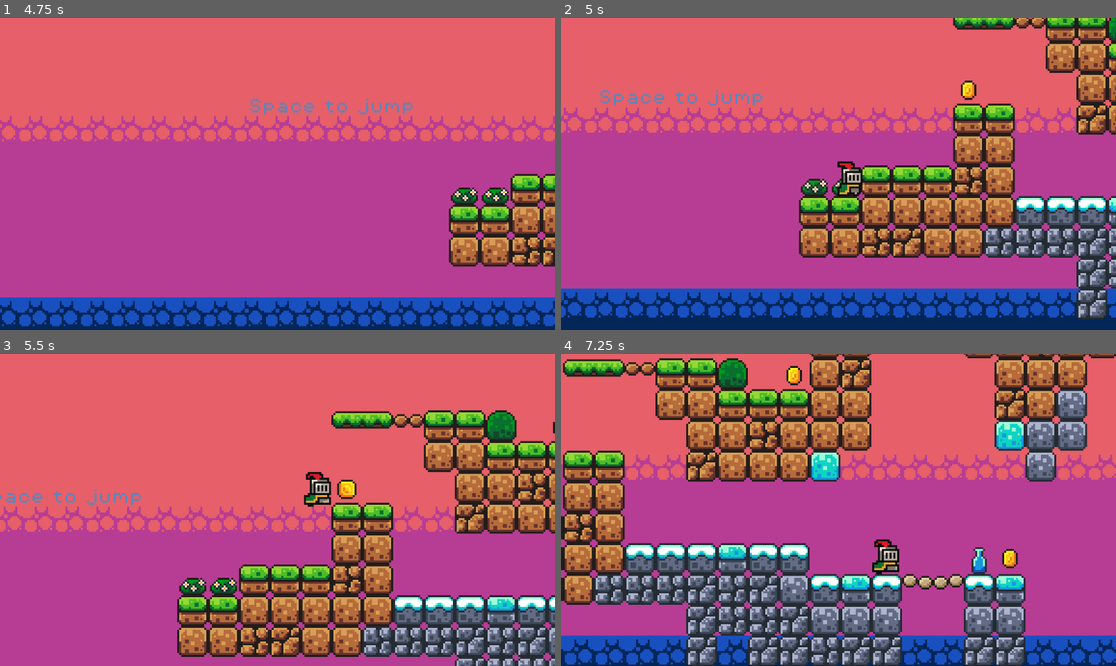
Above: before the commit, frames 1-4 (two rows, left to right).
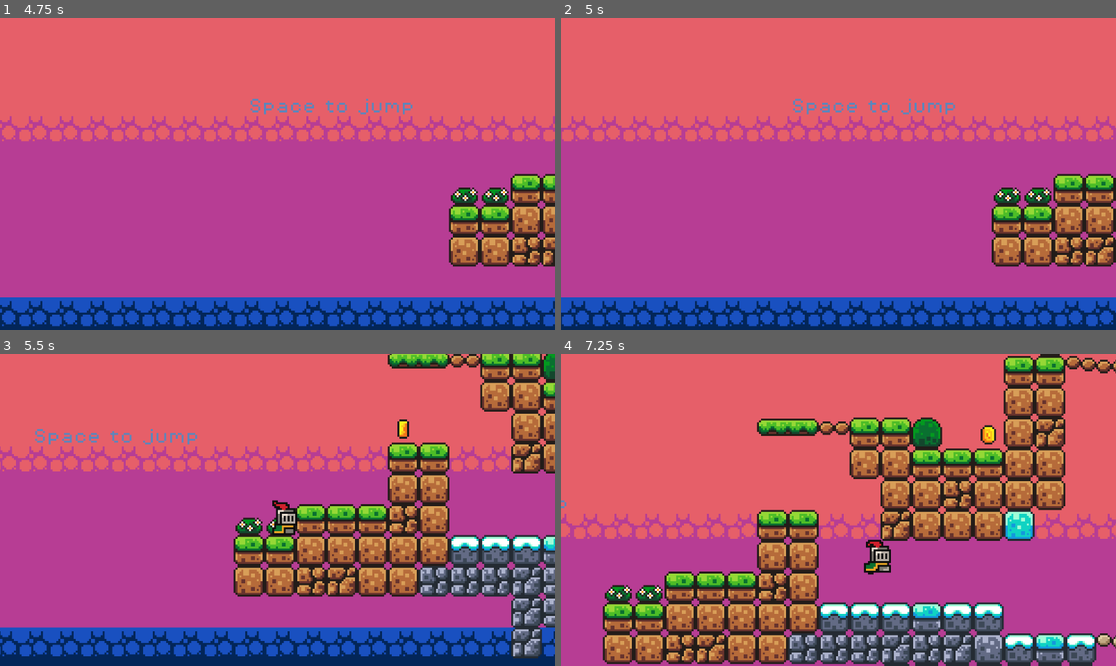
Above: after the commit, the same moments.

Repository: voyous/first-game-godot
Game: Godot game, scene res://scenes/game.tscn
Same seed, same stepped clock (60 frames per second), same inputs: the game is played once before the commit and once after it.
Inputs:
- Up to frame 1 (4.75 s): hold Right (move_right) 0.53-2.03 s; tap Up (jump) at 0.6, 0.77, 1.07, 1.35, 1.52, 1.82, 2.1, 2.85, 3.02, 3.32, 3.6, 3.77, 4.07, 4.35, 4.52 s; hold Left (move_left) 2.03-4.28 s; hold Right (move_right) from 4.28 s (still down)
- Up to frame 2 (5 s): keep holding Right (move_right); tap Up (jump) at 4.82 s
- Up to frame 3 (5.5 s): keep holding Right (move_right); tap Up (jump) at 5.1 s
- Up to frame 4 (7.25 s): keep holding Right (move_right); tap Up (jump) at 5.85, 6.02, 6.32, 6.6, 6.77, 7.07 s

Frame 1 is identical in both runs. In frame 2, 37% of the frame differs, in the area x 0-100%, y 0-99%; in frame 3, 59%; in frame 4, 71%, in the area x 0-100%, y 0-100%.

Commit message:
added death animation and jump sound
- increased death time before restart
- added death animation
- removed falling off map on death
- added jump sound

Diff:
--- a/scenes/coin.tscn
+++ b/scenes/coin.tscn
@@ -98,6 +98,45 @@
 
 [sub_resource type="CircleShape2D" id="CircleShape2D_ssuvv"]
 radius = 5.0
+
+[sub_resource type="Animation" id="Animation_1ikuy"]
+length = 0.001
+tracks/0/type = "value"
+tracks/0/imported = false
+tracks/0/enabled = true
+tracks/0/path = NodePath("AnimatedSprite2D:visible")
+tracks/0/interp = 1
+tracks/0/loop_wrap = true
+tracks/0/keys = {
+"times": PackedFloat32Array(0),
+"transitions": PackedFloat32Array(1),
+"update": 1,
+"values": [true]
+}
+tracks/1/type = "value"
+tracks/1/imported = false
+tracks/1/enabled = true
+tracks/1/path = NodePath("CollisionShape2D:disabled")
+tracks/1/interp = 1
+tracks/1/loop_wrap = true
+tracks/1/keys = {
+"times": PackedFloat32Array(0),
+"transitions": PackedFloat32Array(1),
+"update": 1,
+"values": [false]
+}
+tracks/2/type = "value"
+tracks/2/imported = false
+tracks/2/enabled = true
+tracks/2/path = NodePath("PickupSound:playing")
+tracks/2/interp = 1
+tracks/2/loop_wrap = true
+tracks/2/keys = {
+"times": PackedFloat32Array(0),
+"transitions": PackedFloat32Array(1),
+"update": 1,
+"values": [false]
+}
 
 [sub_resource type="Animation" id="Animation_d14el"]
 resource_name = "pickup"
@@ -152,45 +191,6 @@
 }]
 }
 
-[sub_resource type="Animation" id="Animation_1ikuy"]
-length = 0.001
-tracks/0/type = "value"
-tracks/0/imported = false
-tracks/0/enabled = true
-tracks/0/path = NodePath("AnimatedSprite2D:visible")
-tracks/0/interp = 1
-tracks/0/loop_wrap = true
-tracks/0/keys = {
-"times": PackedFloat32Array(0),
-"transitions": PackedFloat32Array(1),
-"update": 1,
-"values": [true]
-}
-tracks/1/type = "value"
-tracks/1/imported = false
-tracks/1/enabled = true
-tracks/1/path = NodePath("CollisionShape2D:disabled")
-tracks/1/interp = 1
-tracks/1/loop_wrap = true
-tracks/1/keys = {
-"times": PackedFloat32Array(0),
-"transitions": PackedFloat32Array(1),
-"update": 1,
-"values": [false]
-}
-tracks/2/type = "value"
-tracks/2/imported = false
-tracks/2/enabled = true
-tracks/2/path = NodePath("PickupSound:playing")
-tracks/2/interp = 1
-tracks/2/loop_wrap = true
-tracks/2/keys = {
-"times": PackedFloat32Array(0),
-"transitions": PackedFloat32Array(1),
-"update": 1,
-"values": [false]
-}
-
 [sub_resource type="AnimationLibrary" id="AnimationLibrary_wnlwo"]
 _data = {
 &"RESET": SubResource("Animation_1ikuy"),
--- a/scenes/game.tscn
+++ b/scenes/game.tscn
@@ -178,6 +178,21 @@
 
 [sub_resource type="WorldBoundaryShape2D" id="WorldBoundaryShape2D_p57ef"]
 
+[sub_resource type="Animation" id="Animation_lbhrr"]
+length = 0.001
+tracks/0/type = "value"
+tracks/0/imported = false
+tracks/0/enabled = true
+tracks/0/path = NodePath(".:position")
+tracks/0/interp = 1
+tracks/0/loop_wrap = true
+tracks/0/keys = {
+"times": PackedFloat32Array(0),
+"transitions": PackedFloat32Array(1),
+"update": 0,
+"values": [Vector2(497, -59)]
+}
+
 [sub_resource type="Animation" id="Animation_lnu2h"]
 resource_name = "move"
 length = 1.5
@@ -195,21 +210,6 @@
 "values": [Vector2(497, -59), Vector2(576, -59)]
 }
 
-[sub_resource type="Animation" id="Animation_lbhrr"]
-length = 0.001
-tracks/0/type = "value"
-tracks/0/imported = false
-tracks/0/enabled = true
-tracks/0/path = NodePath(".:position")
-tracks/0/interp = 1
-tracks/0/loop_wrap = true
-tracks/0/keys = {
-"times": PackedFloat32Array(0),
-"transitions": PackedFloat32Array(1),
-"update": 0,
-"values": [Vector2(497, -59)]
-}
-
 [sub_resource type="AnimationLibrary" id="AnimationLibrary_iywne"]
 _data = {
 &"RESET": SubResource("Animation_lbhrr"),
--- a/scenes/killzone.tscn
+++ b/scenes/killzone.tscn
@@ -7,7 +7,7 @@
 script = ExtResource("1_xlapc")
 
 [node name="Timer" type="Timer" parent="."]
-wait_time = 0.6
+wait_time = 0.8
 one_shot = true
 
 [connection signal="body_entered" from="." to="." method="_on_body_entered"]
--- a/scenes/player.tscn
+++ b/scenes/player.tscn
@@ -1,7 +1,24 @@
-[gd_scene load_steps=26 format=3 uid="uid://1ahhfxgysgfe"]
+[gd_scene load_steps=31 format=3 uid="uid://1ahhfxgysgfe"]
 
 [ext_resource type="Texture2D" uid="uid://csdi5v0vagg3t" path="res://assets/sprites/knight.png" id="1_3vyb7"]
 [ext_resource type="Script" uid="uid://dm3nd4gyrusy5" path="res://scripts/player.gd" id="1_g2els"]
+[ext_resource type="AudioStream" uid="uid://mmf38qify5l5" path="res://assets/sounds/jump.wav" id="3_qhqgy"]
+
+[sub_resource type="AtlasTexture" id="AtlasTexture_4ni07"]
+atlas = ExtResource("1_3vyb7")
+region = Rect2(0, 224, 32, 32)
+
+[sub_resource type="AtlasTexture" id="AtlasTexture_l71n6"]
+atlas = ExtResource("1_3vyb7")
+region = Rect2(32, 224, 32, 32)
+
+[sub_resource type="AtlasTexture" id="AtlasTexture_ke2ow"]
+atlas = ExtResource("1_3vyb7")
+region = Rect2(64, 224, 32, 32)
+
+[sub_resource type="AtlasTexture" id="AtlasTexture_ujl30"]
+atlas = ExtResource("1_3vyb7")
+region = Rect2(96, 224, 32, 32)
 
 [sub_resource type="AtlasTexture" id="AtlasTexture_g2els"]
 atlas = ExtResource("1_3vyb7")
@@ -89,6 +106,23 @@
 
 [sub_resource type="SpriteFrames" id="SpriteFrames_tuyoq"]
 animations = [{
+"frames": [{
+"duration": 1.0,
+"texture": SubResource("AtlasTexture_4ni07")
+}, {
+"duration": 1.0,
+"texture": SubResource("AtlasTexture_l71n6")
+}, {
+"duration": 1.0,
+"texture": SubResource("AtlasTexture_ke2ow")
+}, {
+"duration": 1.0,
+"texture": SubResource("AtlasTexture_ujl30")
+}],
+"loop": false,
+"name": &"death",
+"speed": 10.0
+}, {
 "frames": [{
 "duration": 1.0,
 "texture": SubResource("AtlasTexture_g2els")
@@ -179,9 +213,13 @@
 [node name="AnimatedSprite2D" type="AnimatedSprite2D" parent="."]
 position = Vector2(0, -12)
 sprite_frames = SubResource("SpriteFrames_tuyoq")
-animation = &"jump"
+animation = &"death"
 autoplay = "idle"
 
 [node name="CollisionShape2D" type="CollisionShape2D" parent="."]
 position = Vector2(0, -5)
 shape = SubResource("CircleShape2D_fjrip")
+
+[node name="jumpSound" type="AudioStreamPlayer2D" parent="."]
+stream = ExtResource("3_qhqgy")
+bus = &"SFX"
--- a/scripts/killzone.gd
+++ b/scripts/killzone.gd
@@ -5,7 +5,7 @@
 func _on_body_entered(body: Node2D) -> void:
 	print("You Died");
 	Engine.time_scale = 0.5;
-	body.get_node("CollisionShape2D").queue_free();
+	# body.get_node("CollisionShape2D").queue_free();
 	timer.start();
 
 
--- a/scripts/player.gd
+++ b/scripts/player.gd
@@ -3,8 +3,14 @@
 
 const SPEED = 140
 const JUMP_VELOCITY = -300.0
+var is_dead = false;
 
 @onready var animated_sprite: AnimatedSprite2D = $AnimatedSprite2D
+@onready var jump_sound: AudioStreamPlayer2D = $jumpSound
+
+func die():
+	is_dead = true;
+	animated_sprite.play("death");
 
 func _physics_process(delta: float) -> void:
 	# Add the gravity.
@@ -14,6 +20,7 @@
 	# Handle jump.
 	if Input.is_action_just_pressed("jump") and is_on_floor():
 		velocity.y = JUMP_VELOCITY
+		jump_sound.play();
 
 	# Get input direction: -1, 0, 1
 	var direction := Input.get_axis("move_left", "move_right")
@@ -25,7 +32,11 @@
 		animated_sprite.flip_h = true;
 
 	# Play animations:
-	if is_on_floor():
+	if is_dead:
+		pass;
+	elif Engine.time_scale == 0.5:
+		die();
+	elif is_on_floor():
 		if direction == 0:
 			animated_sprite.play("idle");
 		else:
Not shown, changed: .gitattributes
